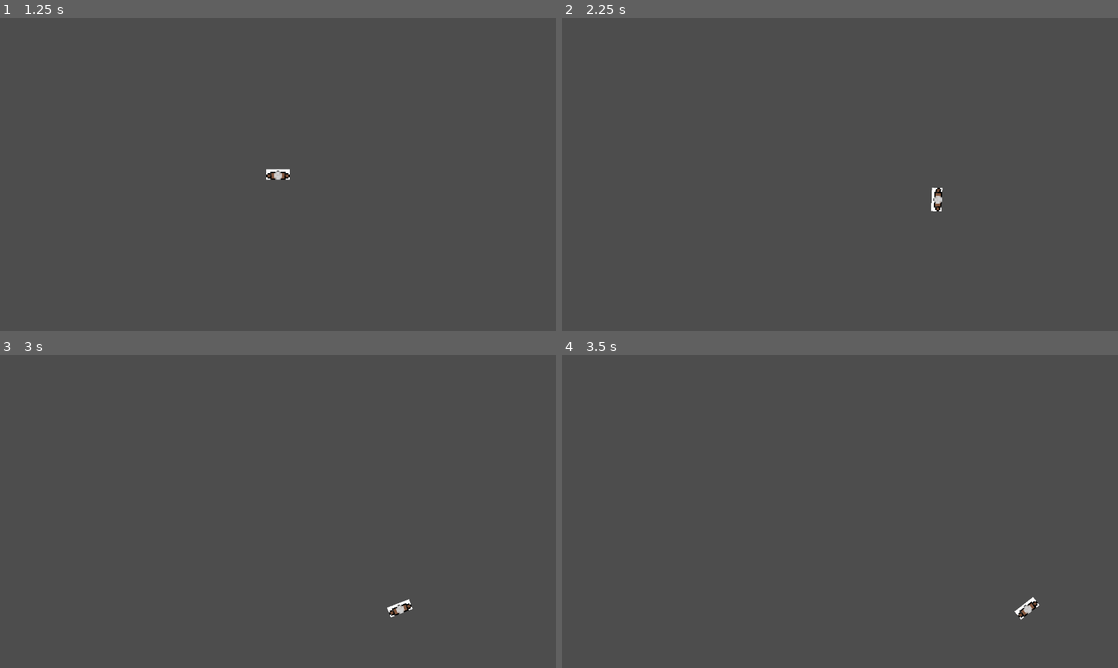
Above: before the commit, frames 1-4 (two rows, left to right).
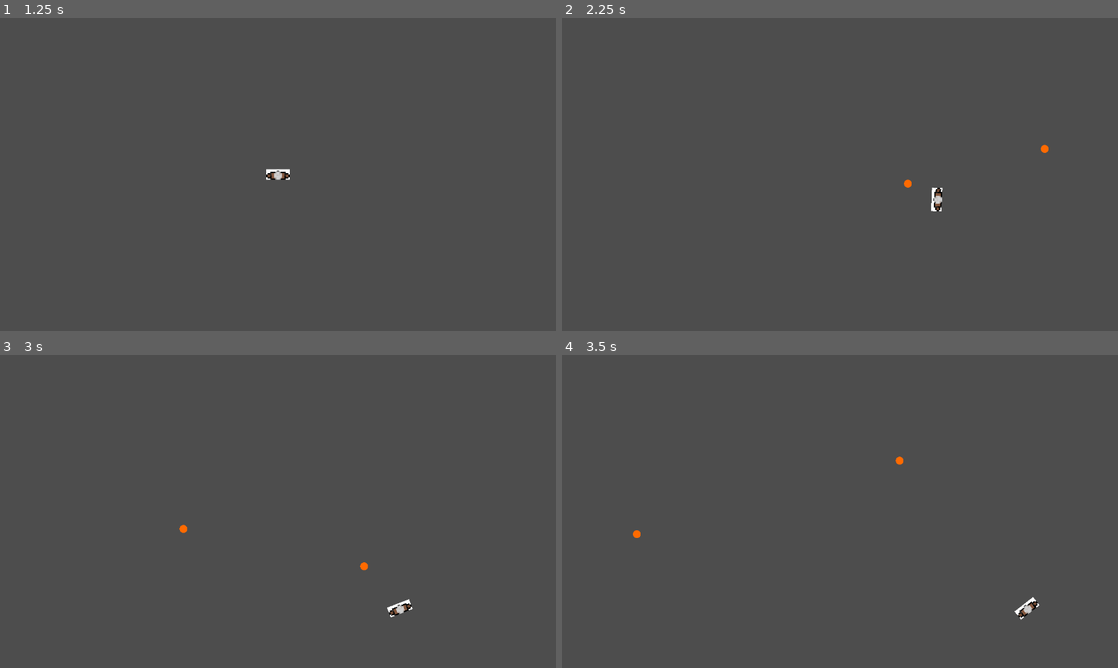
Above: after the commit, the same moments.

Repository: aleziz01/StalkerGame
Game: Godot game, scene res://scenes/main_menu.tscn
Two runs of this game, one before a commit and one after it. Both use one fixed random seed, a clock stepped at 60 frames per second and the inputs below.
Inputs (mouse positions are in pixels of both pictures, inside the frame that each line leads up to):
- Up to frame 1 (1.25 s): click (278, 165) at 0.5 s
- Up to frame 2 (2.25 s): tap Enter at 1.25 s; move the mouse to (962, 158) at 1.27 s; press the mouse at (962, 158) at 1.28 s; hold D (right) 1.28-2.03 s; move the mouse to (728, 190) at 2.02 s; release the mouse at (728, 190) at 2.03 s; hold S (down) from 2.03 s (still down); click (728, 190) at 2.1 s
- Up to frame 3 (3 s): move the mouse to (333, 442) at 2.77 s; release S (down) at 2.78 s; press the mouse at (333, 442) at 2.78 s; hold D (right) from 2.78 s (still down)
- Up to frame 4 (3.5 s): keep holding D (right)

Frame 1 is identical in both runs. In frame 2, less than 0.1% of the frame differs, in the area x 61-88%, y 40-55%; in frame 3, less than 0.1%, in the area x 32-67%, y 54-69%; in frame 4, less than 0.1%.

Commit message:
made the guy shoot

Diff:
--- /dev/null
+++ b/scenes/line_2d.gd
@@ -0,0 +1,8 @@
+extends Line2D
+
+var queue1: Array
+
+@onready var projectile: Area2D = $".."
+
+func _process(delta: float) -> void:
+	add_point(global_position)
--- a/scenes/main_menu.tscn
+++ b/scenes/main_menu.tscn
@@ -3,7 +3,7 @@
 [ext_resource type="Texture2D" uid="uid://brtg7ebsxyqvd" path="res://Concept Art/MainMenuConceptArt.png" id="1_wu84c"]
 [ext_resource type="Texture2D" uid="uid://8cycq8jkspdi" path="res://Concept Art/Button.png" id="2_wu84c"]
 [ext_resource type="Script" uid="uid://bv1epgnyeycup" path="res://scripts/start_game.gd" id="3_8ln24"]
-[ext_resource type="Script" uid="uid://dhidypwgfoadu" path="res://scenes/quit_game.gd" id="4_rtw2f"]
+[ext_resource type="Script" uid="uid://dhidypwgfoadu" path="res://scripts/quit_game.gd" id="4_rtw2f"]
 [ext_resource type="AudioStream" uid="uid://ddh02cu0oh5k3" path="res://music/stalkerish_song.mp3" id="5_8ln24"]
 
 [node name="MainMenu" type="Node2D"]
--- a/scenes/player.tscn
+++ b/scenes/player.tscn
@@ -21,6 +21,7 @@
 texture = ExtResource("1_3vyb7")
 
 [node name="shootTimer" type="Timer" parent="Character"]
+one_shot = true
 
 [node name="bulletHolder" type="Node2D" parent="."]
 
--- /dev/null
+++ b/scenes/projectile.gd
@@ -0,0 +1,6 @@
+extends Area2D
+
+var direction=Vector2.ZERO
+var speed = 100
+func _process(delta: float) -> void:
+	position+=direction*speed*delta
--- a/scenes/projectile.tscn
+++ b/scenes/projectile.tscn
@@ -1,3 +1,25 @@
-[gd_scene format=3 uid="uid://b0gm70fq8hwl2"]
+[gd_scene load_steps=5 format=3 uid="uid://b0gm70fq8hwl2"]
 
-[node name="projectile" type="Node2D"]
+[ext_resource type="Script" uid="uid://doaci6xipfeo1" path="res://scenes/projectile.gd" id="1_q3m7n"]
+
+[sub_resource type="Gradient" id="Gradient_6aapk"]
+offsets = PackedFloat32Array(0, 0.55333334, 0.56666666)
+colors = PackedColorArray(1, 0.41568628, 0, 1, 1, 0.41568628, 0, 1, 1, 0.41568628, 0, 0)
+
+[sub_resource type="GradientTexture2D" id="GradientTexture2D_c8fcr"]
+gradient = SubResource("Gradient_6aapk")
+width = 24
+height = 24
+fill = 1
+fill_from = Vector2(0.5140187, 0.5046729)
+
+[sub_resource type="CircleShape2D" id="CircleShape2D_q3m7n"]
+
+[node name="Projectile" type="Area2D"]
+script = ExtResource("1_q3m7n")
+
+[node name="Sprite2D" type="Sprite2D" parent="."]
+texture = SubResource("GradientTexture2D_c8fcr")
+
+[node name="CollisionShape2D" type="CollisionShape2D" parent="."]
+shape = SubResource("CircleShape2D_q3m7n")
--- a/scripts/character.gd
+++ b/scripts/character.gd
@@ -22,12 +22,24 @@
 
 @onready var shootTimer: Timer = $shootTimer
 var shootable=true
+var weaponName="makarov"
 func _input(event: InputEvent) -> void:
-	if event.is_action_pressed("shoot"):
+	if event.is_action_pressed("shoot") && shootable:
 		shootable=false
+		shoot(weaponName)
+
+var proj=preload("res://scenes/projectile.tscn")
+@onready var parent=get_parent()
+
+func shoot(weaponName):
+	if weaponName=="makarov":
+		shootTimer.wait_time=0.2
 		shootTimer.start()
-
-
+		var projInstance=proj.instantiate()
+		projInstance.direction=Vector2(cos(rotation),sin(rotation))
+		projInstance.speed=500
+		parent.get_child(1).add_child(projInstance)
+		projInstance.global_position=global_position
 
 func _on_shoot_timer_timeout() -> void:
 	shootable=true
Not shown, added: scenes/line_2d.gd.uid
Not shown, added: scenes/projectile.gd.uid
Renamed: scenes/quit_game.gd -> scripts/quit_game.gd
Renamed: scenes/quit_game.gd.uid -> scripts/quit_game.gd.uid
